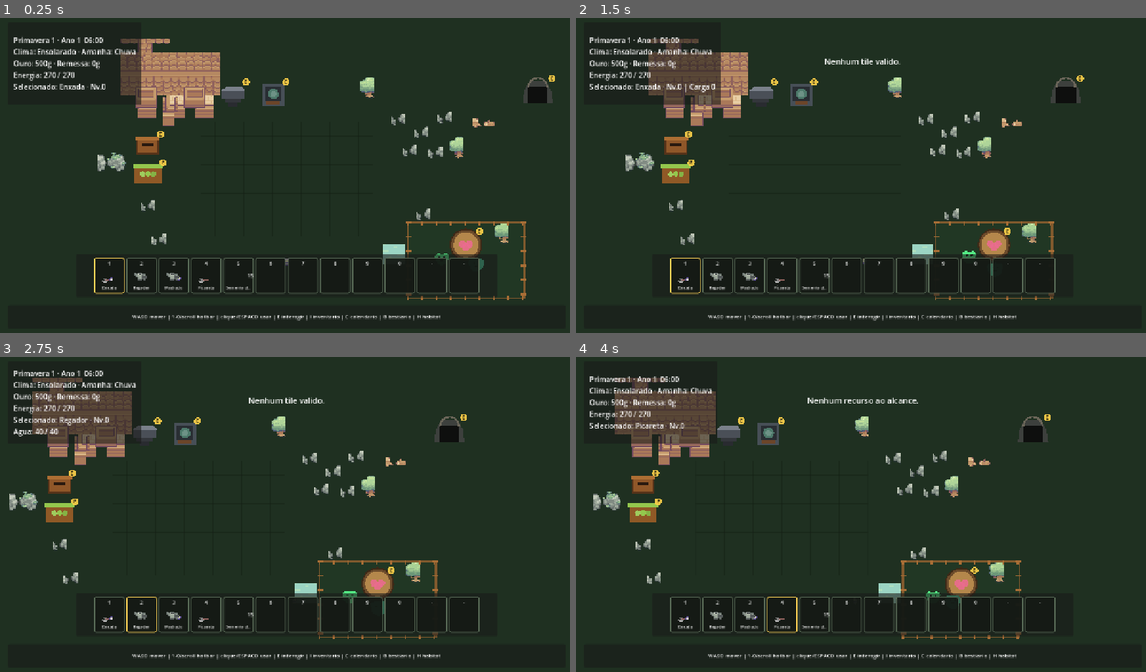
Above: before the commit, frames 1-4 (two rows, left to right).
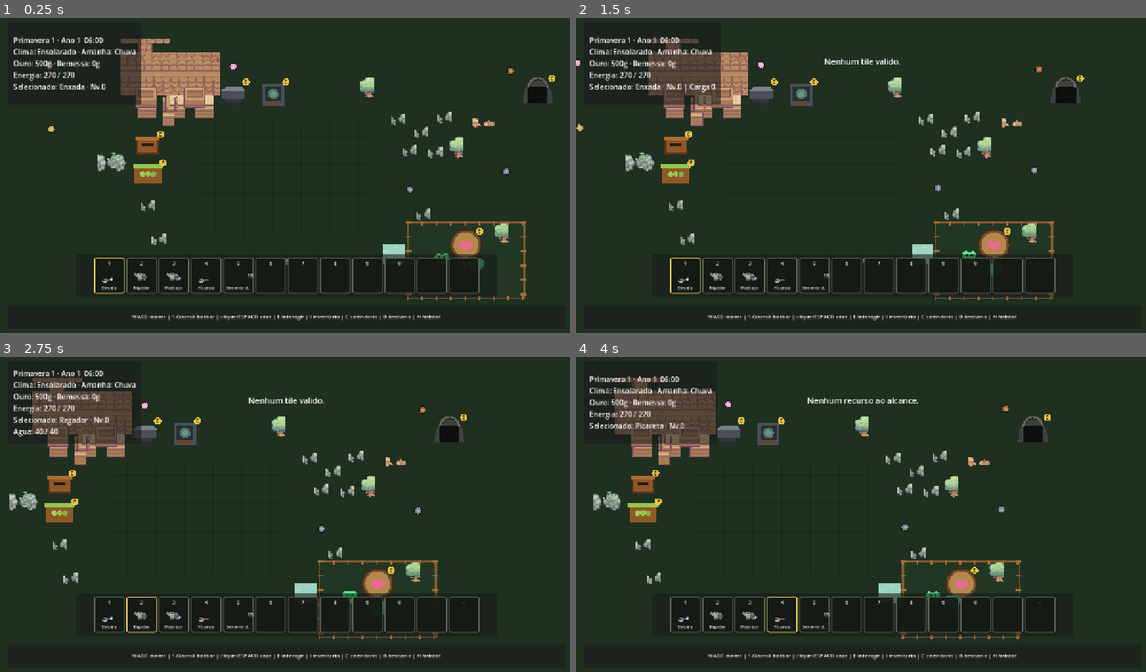
Above: after the commit, the same moments.

Repository: HelioConde/GameSlime
Game: Godot game, scene res://scenes/world/main.tscn
Same seed, same stepped clock (60 frames per second), same inputs: the game is played once before the commit and once after it.
Inputs (mouse positions are in pixels of both pictures, inside the frame that each line leads up to):
- Up to frame 1 (0.25 s): no input
- Up to frame 2 (1.5 s): tap Enter at 0.5 s; move the mouse to (986, 159) at 0.52 s; hold D 0.53-1.25 s; tap E at 0.6 s; click (986, 159) at 0.67 s; tap Space at 0.77 s; drag from (747, 191) to (832, 238) at 1.27 s
- Up to frame 3 (2.75 s): move the mouse to (342, 445) at 2.02 s; hold D from 2.03 s (still down); tap 2 at 2.1 s
- Up to frame 4 (4 s): release D at 2.75 s; drag from (832, 577) to (690, 467) at 2.77 s; move the mouse to (1037, 561) at 3.52 s; hold A from 3.53 s (still down); tap 4 at 3.6 s; tap Space at 3.77 s

The runs differ from the first frame. In frame 1, 0.1% of the frame differs, in the area x 8-91%, y 13-56%; in frame 2, 0.1%, in the area x 0-82%, y 13-55%; in frame 3, less than 0.1%; in frame 4, less than 0.1%.

Commit message:
feat: wire daily world spawn manager

Diff:
--- a/scenes/world/main.tscn
+++ b/scenes/world/main.tscn
@@ -25,6 +25,7 @@
 [ext_resource type="PackedScene" path="res://scenes/world/iron_patch.tscn" id="23_iron_patch"]
 [ext_resource type="PackedScene" path="res://scenes/world/silver_patch.tscn" id="24_silver_patch"]
 [ext_resource type="PackedScene" path="res://scenes/world/gold_patch.tscn" id="25_gold_patch"]
+[ext_resource type="Script" path="res://scripts/world/world_spawn_manager.gd" id="26_spawn"]
 
 
 [sub_resource type="RectangleShape2D" id="WorldHorizontalBoundary"]
@@ -59,6 +60,9 @@
 [node name="FarmEast" type="CollisionShape2D" parent="WorldBounds"]
 position = Vector2(1280, 360)
 shape = SubResource("WorldVerticalBoundary")
+
+[node name="WorldSpawnManager" type="Node2D" parent="."]
+script = ExtResource("26_spawn")
 
 [node name="Farmhouse" parent="." instance=ExtResource("10_house")]
 position = Vector2(380, 185)
Not shown: 1 places in scenes/world/main.tscn that only renumber resources
